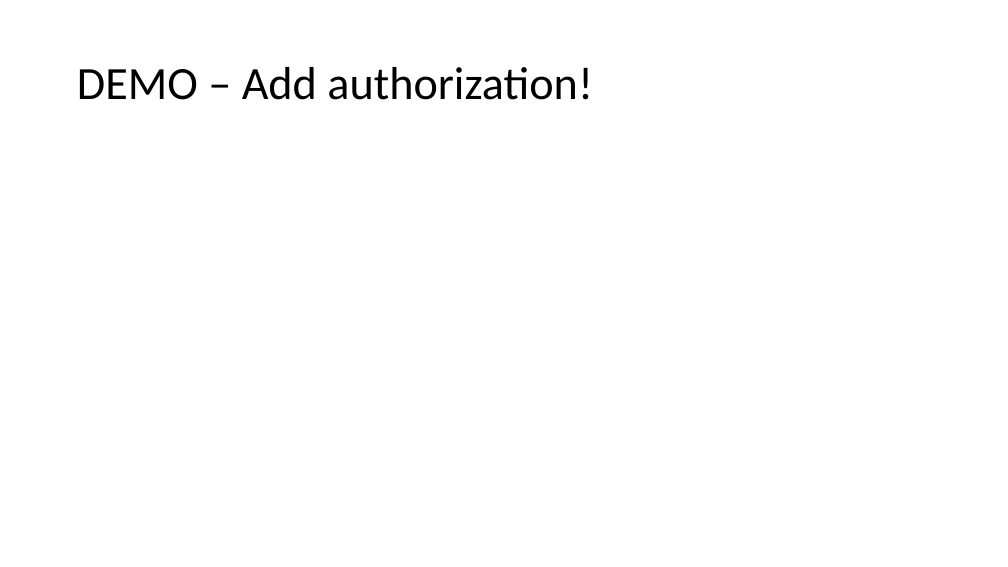
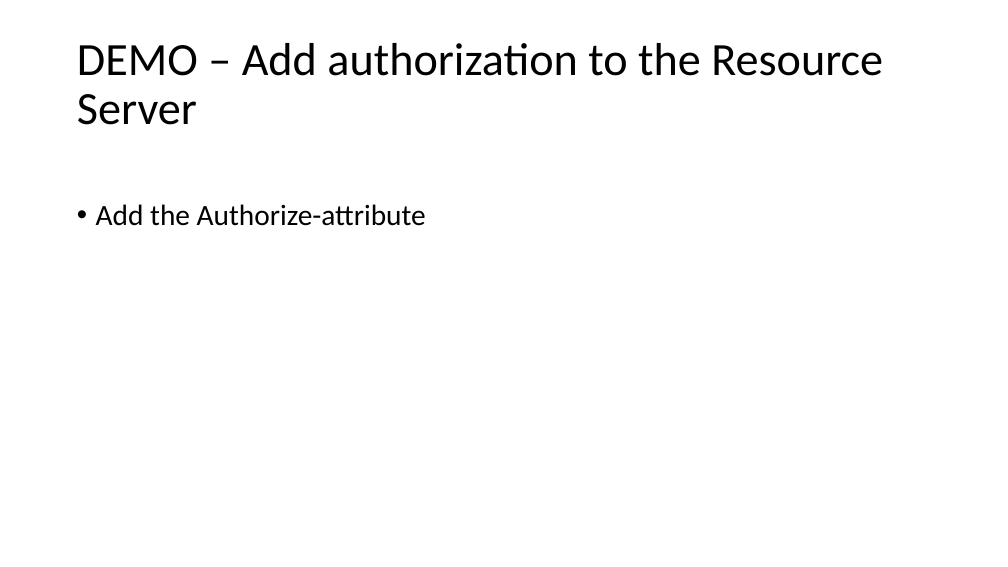
Before and after one commit to altenstedt/OpKoKo.15.2.WebApi, a slide deck: slide 6 of Security.pptx. Drawn at 1008x567 pixels with LibreOffice and Linux fonts; fonts in the diff are those of the drawing. Boxes give left, top, right and bottom in pixels: in the first picture for what was removed or moved away, otherwise in the second. Text is boxed around its words. In the diff, an @@ line names an element or a change of style, - is before the commit and + after.

```diff
--- a/Security.pptx
+++ b/Security.pptx
@@ title at (77, 43, 883, 125): text changed @@
-DEMO – Add authorization!
+DEMO – Add authorization to the Resource Server
@@ text added at (96, 204, 426, 226), 28 pt, text #000000 @@
+• Add the Authorize-attribute
```
Also in this commit, not shown: 1 slide added.
